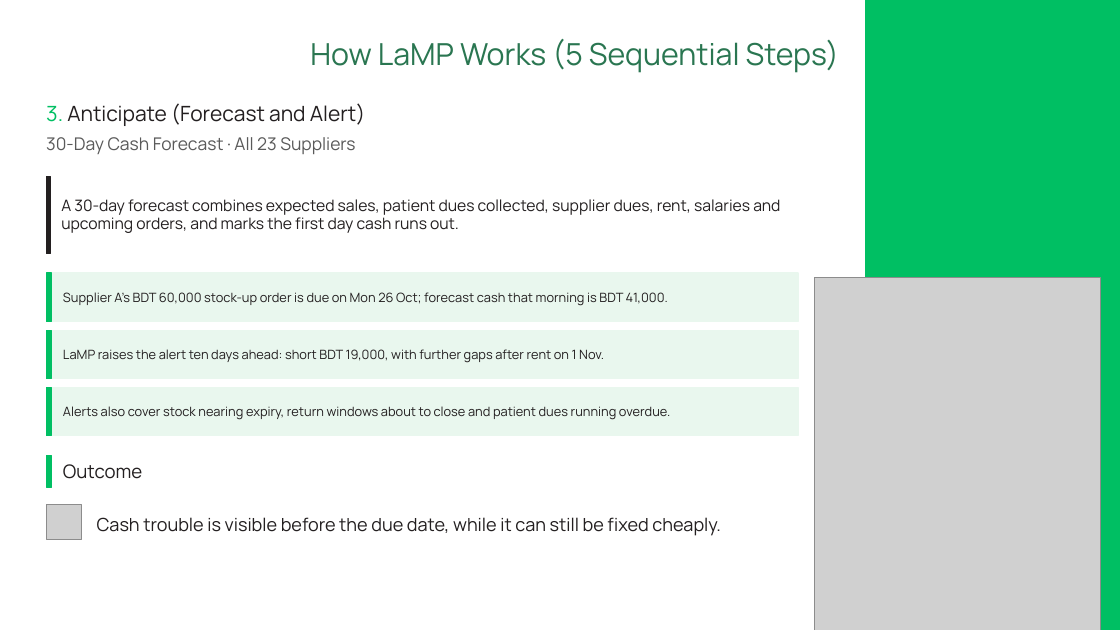
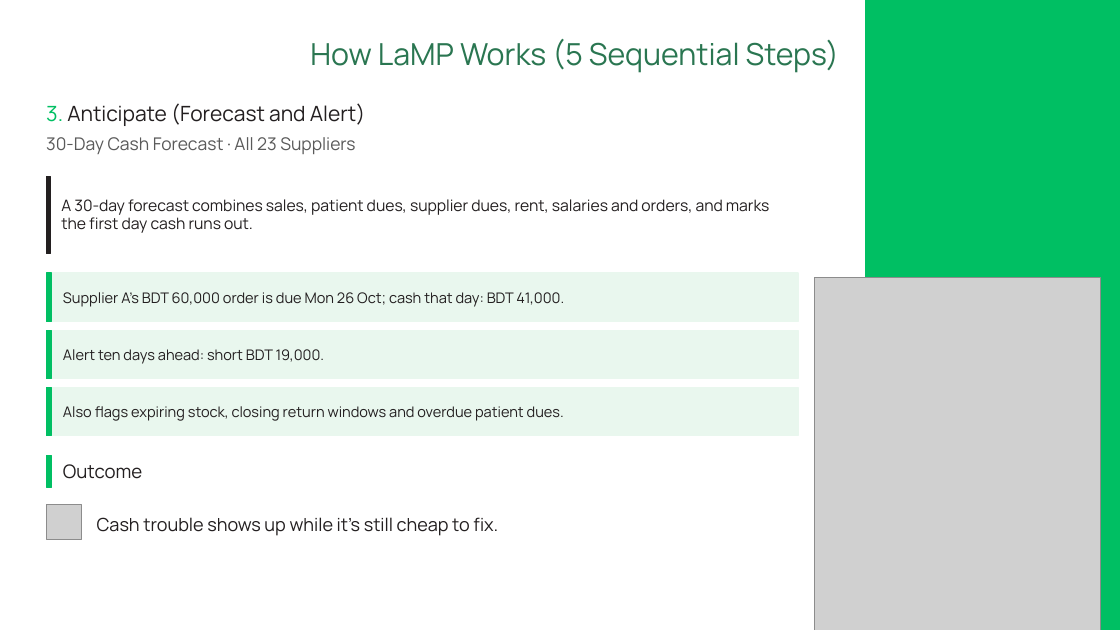
Before and after one commit to ishmam259/lamp-copilot, a slide deck: slide 13 of deck/LaMP-Copilot.pptx. Drawn at 1120x630 pixels with LibreOffice and Linux fonts; fonts in the diff are those of the drawing; grey boxes stand for pictures. Boxes give left, top, right and bottom in pixels: in the first picture for what was removed or moved away, otherwise in the second. Text is boxed around its words. In the diff, an @@ line names an element or a change of style, - is before the commit and + after.

Commit message:
deck: cut wordy slides by about a third, larger text, full team names

```diff
--- a/deck/LaMP-Copilot.pptx
+++ b/deck/LaMP-Copilot.pptx
@@ text at bbox=[61, 199, 770, 233]: text changed @@
-A 30-day forecast combines expected sales, patient dues collected, supplier dues, rent, salaries and upcoming orders, and marks the first day cash runs out.
+A 30-day forecast combines sales, patient dues, supplier dues, rent, salaries and orders, and marks the first day cash runs out.
@@ text at bbox=[63, 292, 564, 307]: text changed; size 11 to 12.5 pt @@
-Supplier A's BDT 60,000 stock-up order is due on Mon 26 Oct; forecast cash that morning is BDT 41,000.
+Supplier A's BDT 60,000 order is due Mon 26 Oct; cash that day: BDT 41,000.
@@ text at bbox=[63, 349, 325, 364]: text changed; size 11 to 12.5 pt @@
-LaMP raises the alert ten days ahead: short BDT 19,000, with further gaps after rent on 1 Nov.
+Alert ten days ahead: short BDT 19,000.
@@ text at bbox=[63, 406, 564, 421]: text changed; size 11 to 12.5 pt @@
-Alerts also cover stock nearing expiry, return windows about to close and patient dues running overdue.
+Also flags expiring stock, closing return windows and overdue patient dues.
@@ text at bbox=[97, 517, 498, 536]: text changed @@
-Cash trouble is visible before the due date, while it can still be fixed cheaply.
+Cash trouble shows up while it's still cheap to fix.
```
Also in this commit, not shown: 21 other slides changed, 2 other files.
